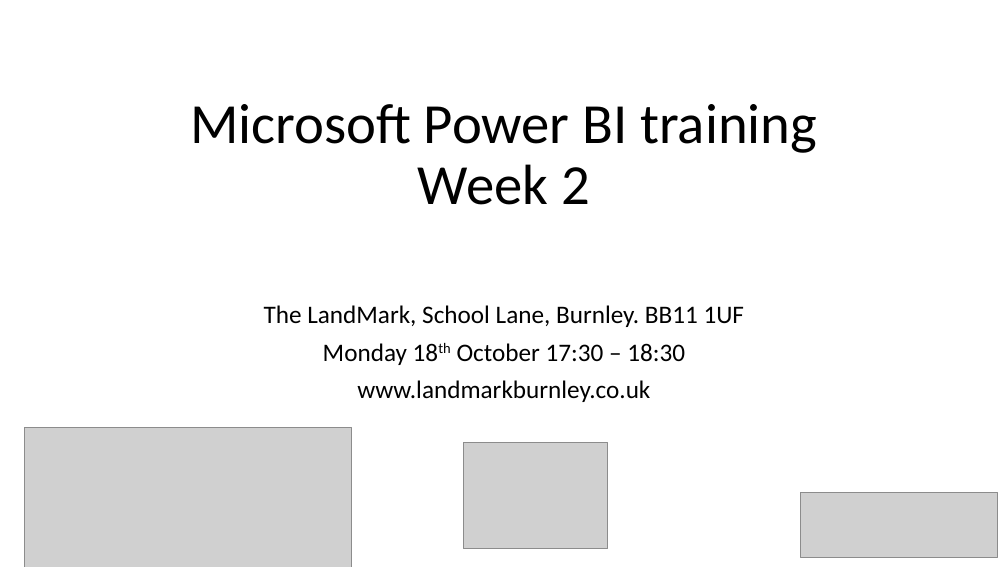
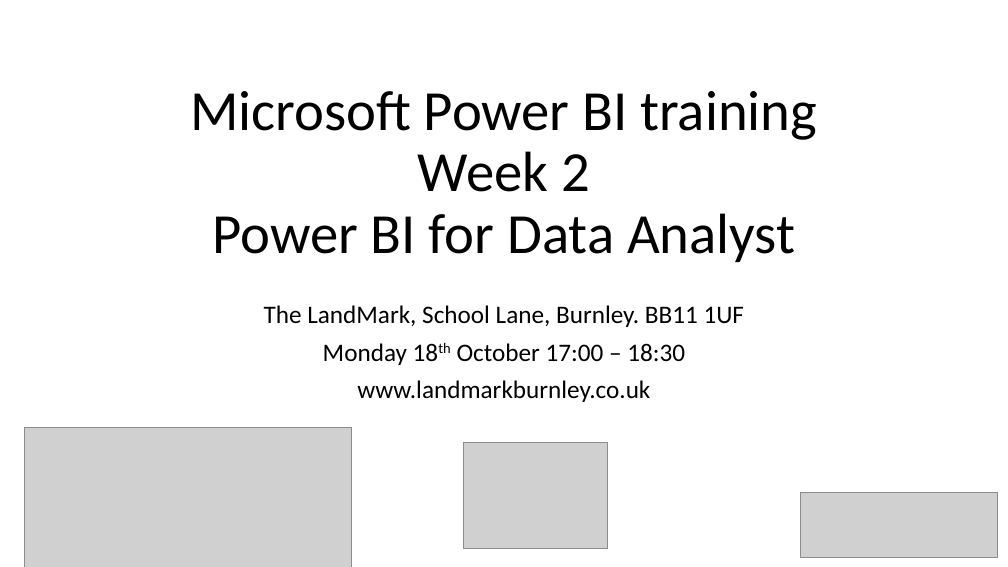
Before and after one commit to wottabyte/PBITraining, a slide deck: slide 24 of 202110-Burnley/Microsoft Power BI training Burnley Oct21.pptx (slide 23 before the commit). Drawn at 1008x567 pixels with LibreOffice and Linux fonts; fonts in the diff are those of the drawing; grey boxes stand for pictures. Boxes give left, top, right and bottom in pixels: in the first picture for what was removed or moved away, otherwise in the second. Text is boxed around its words. In the diff, an @@ line names an element or a change of style, - is before the commit and + after.

Commit message:
added week 2 details

```diff
--- a/202110-Burnley/Microsoft Power BI training Burnley Oct21.pptx
+++ b/202110-Burnley/Microsoft Power BI training Burnley Oct21.pptx
@@ title at <box>190,91,817,262</box>: text changed @@
-Microsoft Power BI training
-Week 2
+Microsoft Power BI training
+Week 2
+Power BI for Data Analyst
@@ subtitle at <box>323,343,685,365</box>: text changed @@
-Monday 18th October 17:30 – 18:30
+Monday 18th October 17:00 – 18:30
```
Also in this commit, not shown: 20 slides added.
